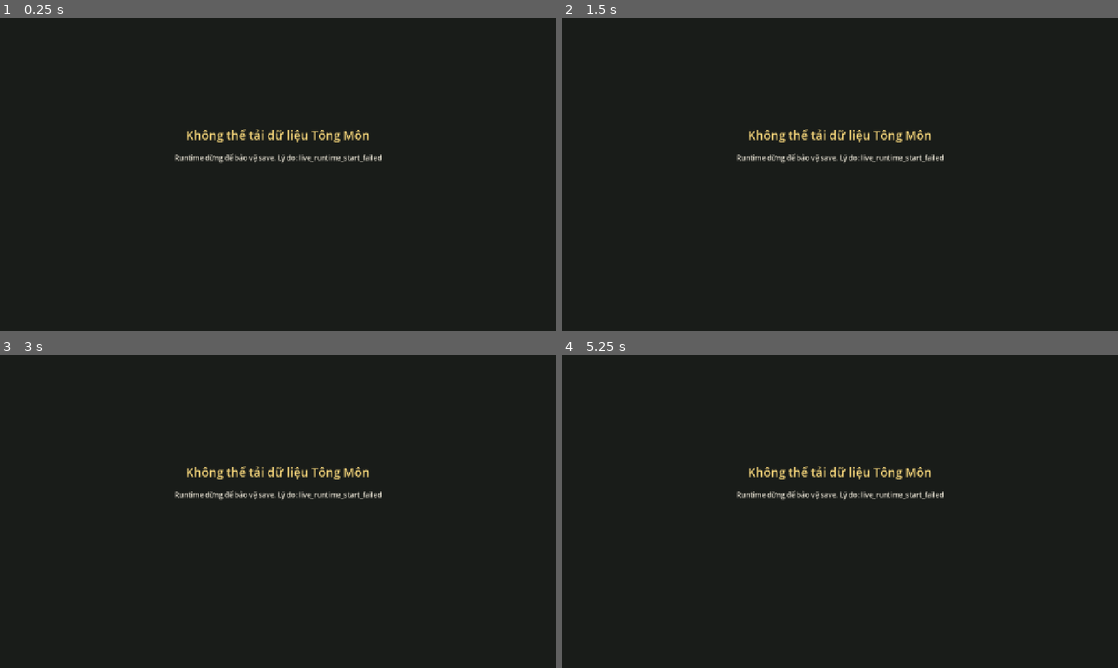
Above: before the commit, frames 1-4 (two rows, left to right).
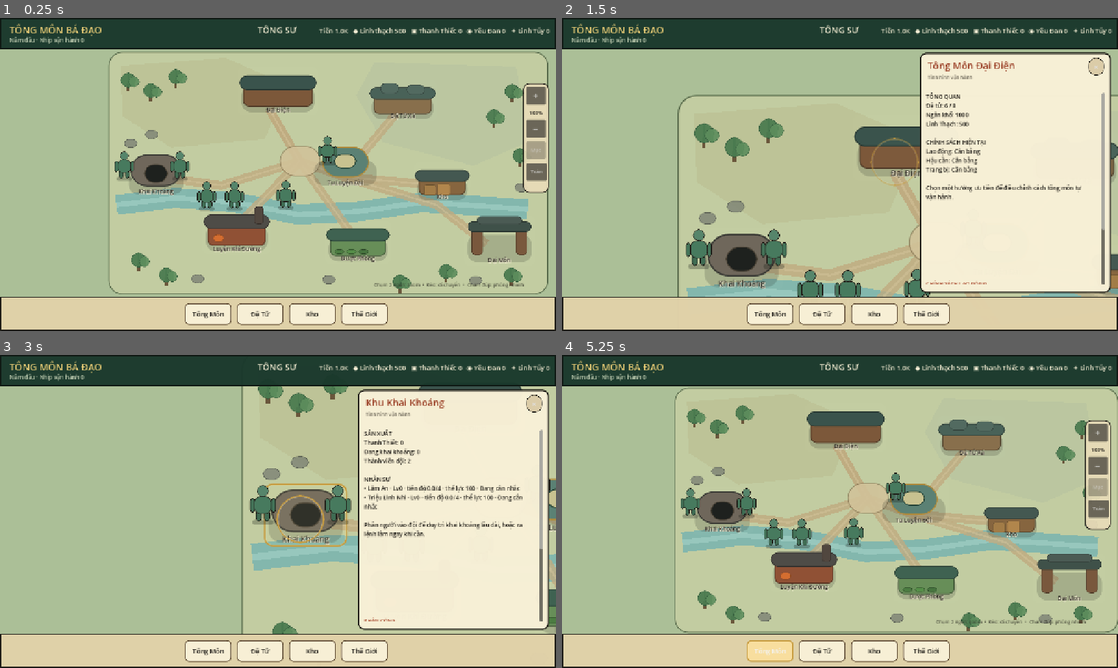
Above: after the commit, the same moments.

Repository: vuanhtuan161094-byte/TongMonBaDao
Game: Godot game, scene res://scenes/p3/p3_2_landscape_sect.tscn
Two runs of this game, one before a commit and one after it. Both use one fixed random seed, a clock stepped at 60 frames per second and the inputs below.
Inputs (mouse positions are in pixels of both pictures, inside the frame that each line leads up to):
- Up to frame 1 (0.25 s): no input
- Up to frame 2 (1.5 s): click (840, 89) at 0.52 s; click (1073, 161) at 1.27 s
- Up to frame 3 (3 s): click (433, 586) at 2.02 s; click (177, 596) at 2.77 s
- Up to frame 4 (5.25 s): click (990, 583) at 3.52 s; click (840, 495) at 4.27 s; click (767, 652) at 5 s, where only the run after the commit has a clickable "Tông Môn"

The runs differ from the first frame. In frame 1, 98% of the frame differs, in the area x 0-100%, y 0-100%; in frame 2, 98%; in frame 3, 98%; in frame 4, 98%.
Error before the commit: Parse Error: Could not resolve class "DiscipleTrainingActionV2", because of a parser error. (res://src/simulation/core/simulation_scheduler.gd:241)

Commit message:
fix(dv2-03): close unsupported training track return and document real Body action

Diff:
--- a/godot/src/simulation/cultivation/disciple_training_action_v2.gd
+++ b/godot/src/simulation/cultivation/disciple_training_action_v2.gd
@@ -3,8 +3,7 @@
 
 # DV2-03 action bridge. Rates are normalized per simulation minute.
 # Tu Vi itself is passive-time owned; CULTIVATE only selects Chuyên Tu.
-# Luyện Thể source contract is locked, but its real facility/cost consumer is not ready yet. TRAIN_BODY is retained
-# only as a fail-closed compatibility token and must not grant Body EXP.
+# Luyện Thể dedicated Rèn Thân action is owned by the real building/slot/cost consumer.
 const ACTION_TRACKS := {"CULTIVATE":"cultivation","TRAIN_BODY":"body"}
 
 # Validate the same real EXP operation without changing a floor, XP or action.
@@ -14,7 +13,7 @@
         return DiscipleTuViFlowV2.validate_rule(disciple,data)
     if track == "body":
         return {"ok":false,"reason":"body_training_requires_facility_context"}
-    return {"ok":false,"reason":"unsupported_training_track"
+    return {"ok":false,"reason":"unsupported_training_track"}
 
 # Read-only eligibility/ratio surface shared by autonomous policy and UI.
 # It uses the same authored rule validation as the eventual committed action.
